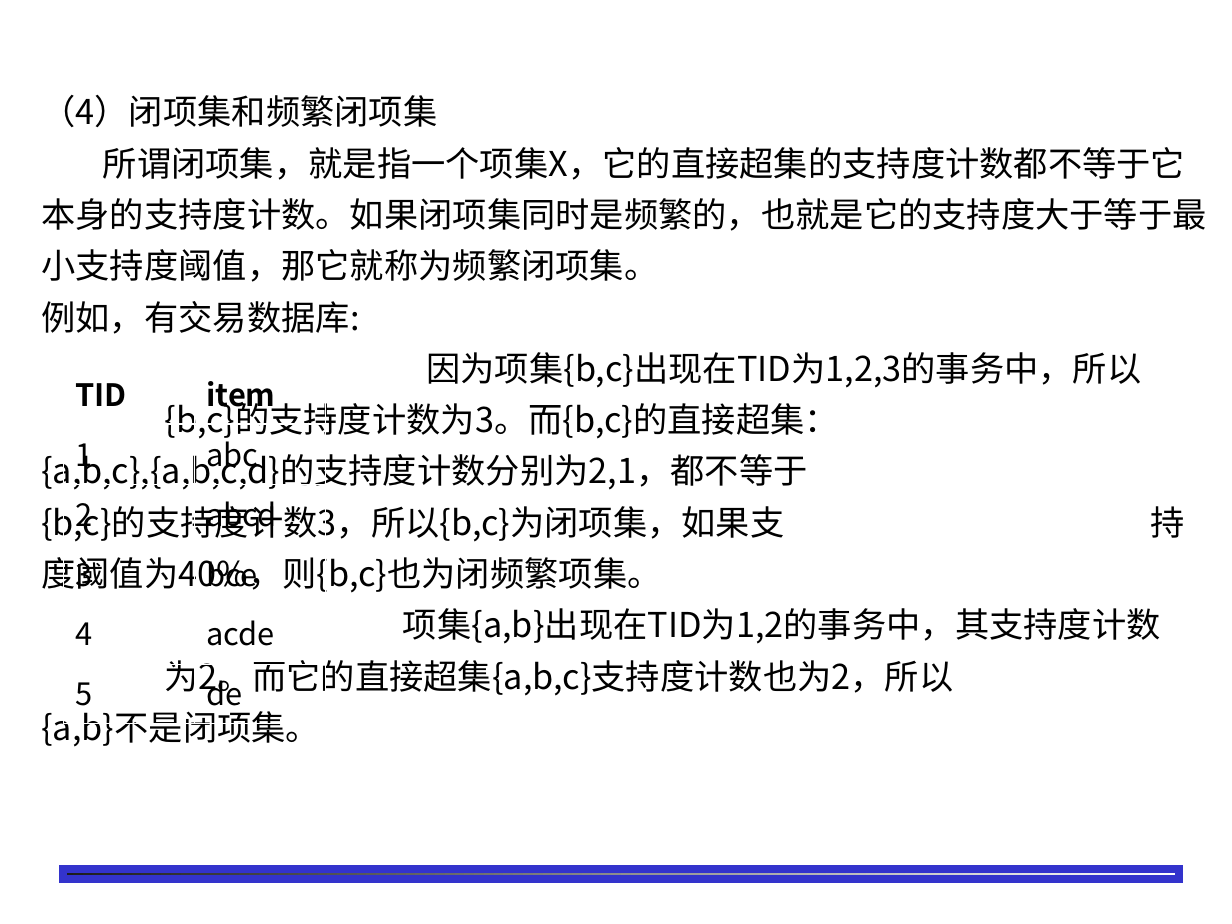
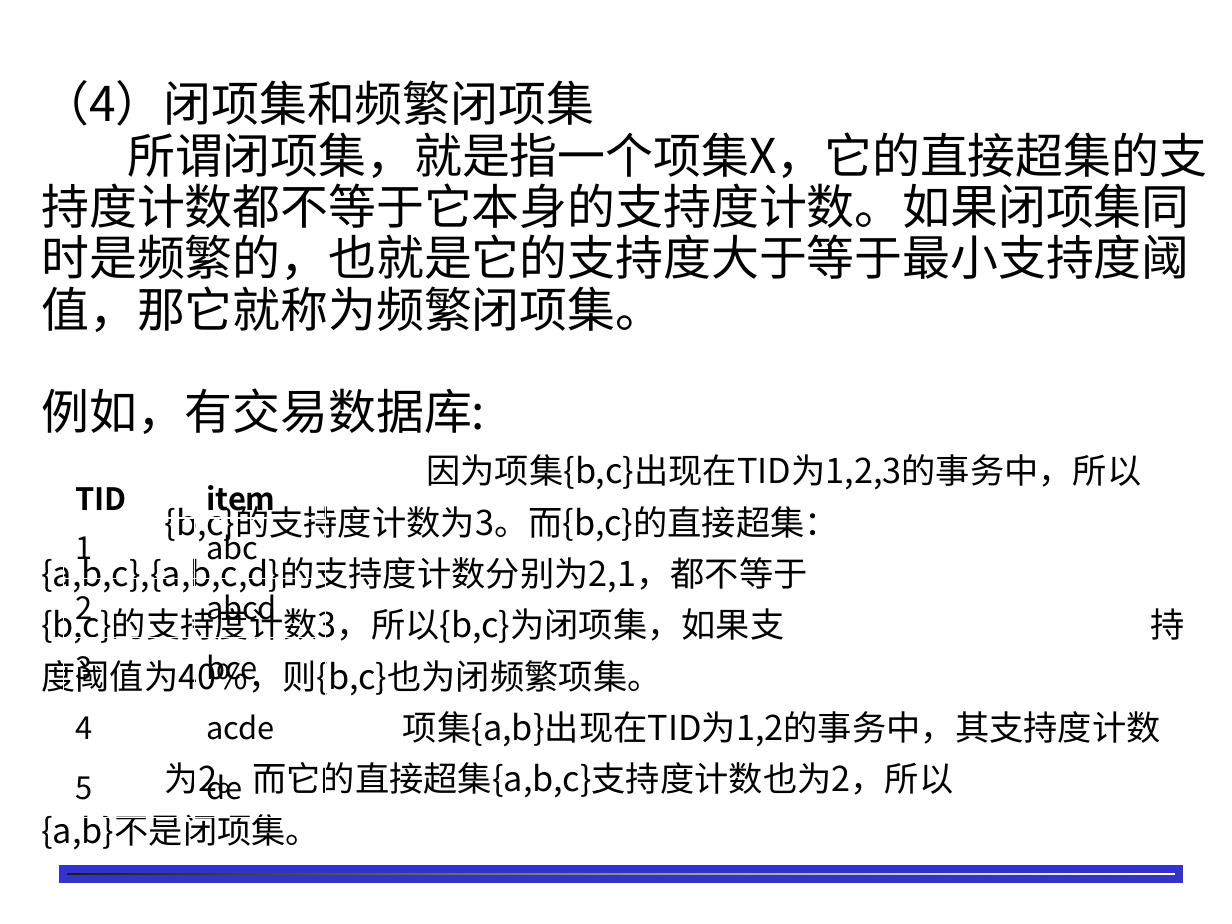
Before and after one commit to shfkuang/shfkuang.github.io, a slide deck: slide 14 of dm/ch3.2.ppt. Drawn at 1232x924 pixels with LibreOffice and Linux fonts; fonts in the diff are those of the drawing; background and template pictures are left out. Boxes give left, top, right and bottom in pixels: in the first picture for what was removed or moved away, otherwise in the second. Text is boxed around its words. In the diff, an @@ line names an element or a change of style, - is before the commit and + after.

```diff
--- a/dm/ch3.2.ppt
+++ b/dm/ch3.2.ppt
@@ text at <box>41,80,1207,434</box>: size 20 to 28 pt in "（4）闭项集和频繁闭项集", "所谓闭项集，就是指一个项集X，它的直接超集的支持度计数都不等于它本身的支持度计数。如果闭项集同时是频繁的，也就是它的支持 ...", "例如，有交易数据库:" @@
@@ table: place and size @@
-table at <box>63,365,324,723</box>
+table at <box>63,468,324,817</box>
```
Also in this commit, not shown: 6 other slides changed, 2 slides added, 2 other files.
